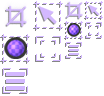
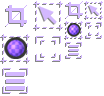
Comparing the layer stacks of the two 104 × 96 images. Changes:
added layer "Layer 3" in group "whitestuff" over (6, 5, 27, 26)
added layer "Layer 2" in group "whitestuff" over (66, 1, 83, 18)
hid "iconBuilder_Shoot_Crop_32" over (64, 0, 84, 19)
hid "iconBuilder_Shoot_Crop_32 copy" over (4, 3, 28, 27)
